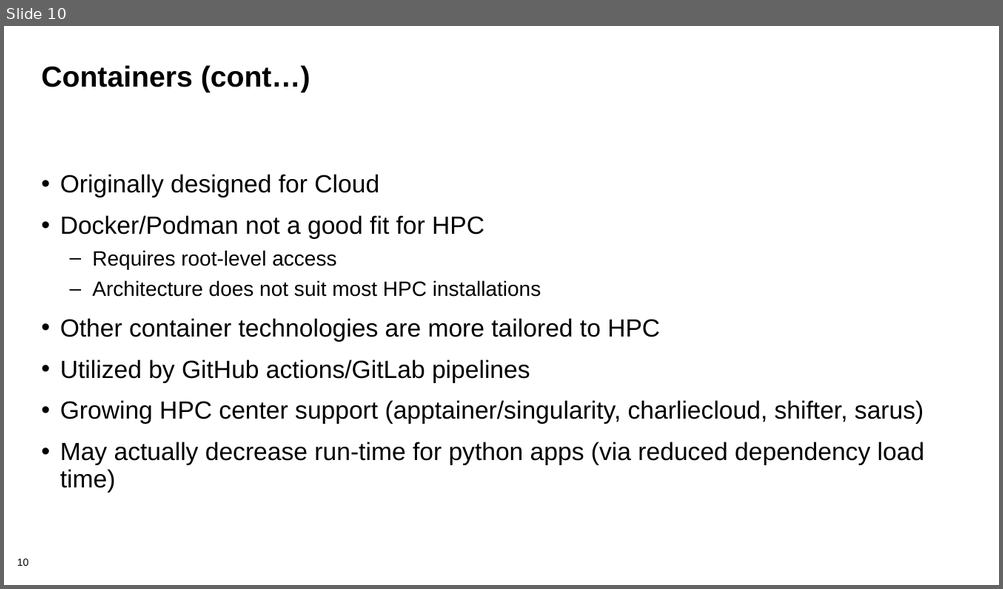
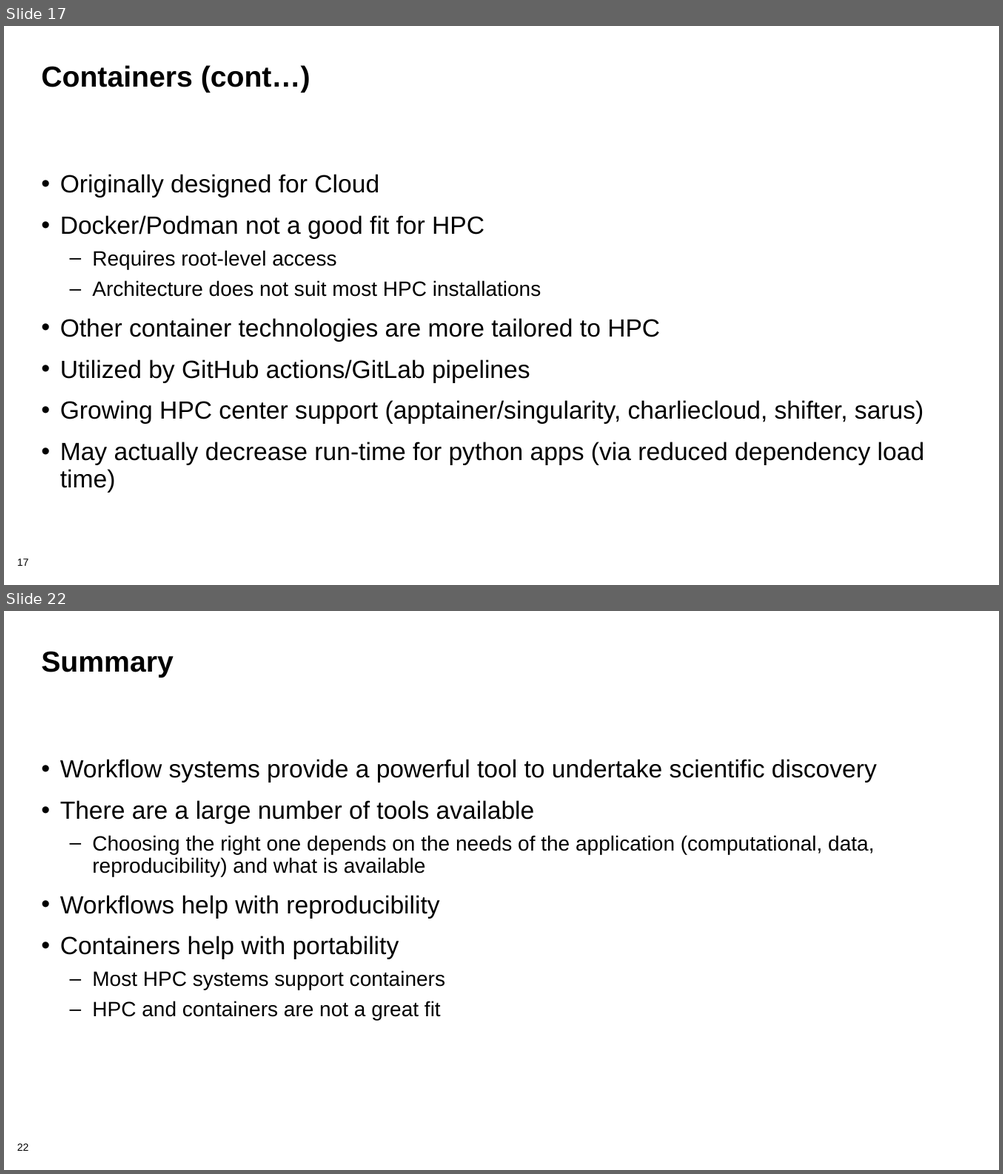
Before and after one commit to bssw-tutorial/presentations, a slide deck: rep-workflows.pptx. Shown one above the other, each under a label of ours: slide 10 before the commit, slides 17 and 22 after it; the slides between them are not shown. The pictures are 1003x589 and 1003x1174 pixels, drawn with LibreOffice and Linux fonts; fonts in the diff are those of the drawing; background and template pictures are left out. Boxes give left, top, right and bottom in pixels: in the first picture for what was removed or moved away, otherwise in the second. Text is boxed around its words. In the diff, an @@ line names an element or a change of style, - is before the commit and + after.

Commit message:
Removed Summit containers; added workflow paradigms

```diff
--- a/rep-workflows.pptx
+++ b/rep-workflows.pptx
@@ slide 22 added at <box>4,611,999,1170</box>, background #FFFFFF; not listed: 1 template element that a slide beside it also shows @@
@@ title added at <box>41,651,173,678</box>, 28 pt, text #000000, bold @@
+Summary
@@ text added at <box>60,759,876,1021</box>, 20 pt, text #000000 @@
+• Workflow systems provide a powerful tool to undertake scientific discovery
+• There are a large number of tools available
+  – Choosing the right one depends on the needs of the application (computational, data, reproducibility) and what is available
+• Workflows help with reproducibility
+• Containers help with portability
+  – Most HPC systems support containers
+  – HPC and containers are not a great fit
@@ what was slide 10 is now slide 17 @@
@@ page number at <box>17,559,29,566</box>: text changed @@
-10
+17
```
Also in this commit, not shown: 13 slides changed, 11 other slides added, 1 slide removed.
